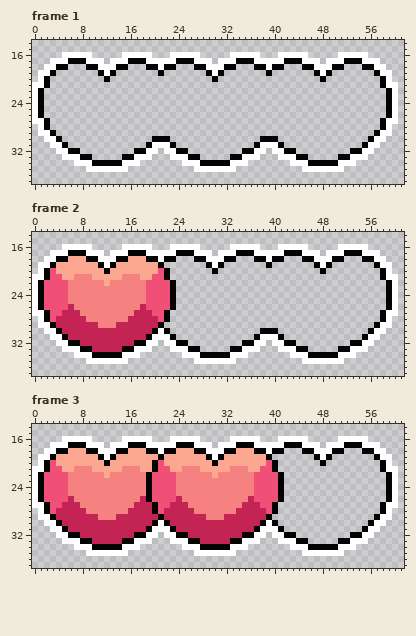
A pixel-art file gets an edit: graphics/hud_hp_bar.aseprite. The picture above is the old version.
64x64 pixels, 4 frames. Shown: frame 1: x 0..61, y 14..37; frame 2: x 0..61, y 14..37; frame 3: x 0..61, y 14..37. The commit also changed other frames, which this record leaves out.
New version:
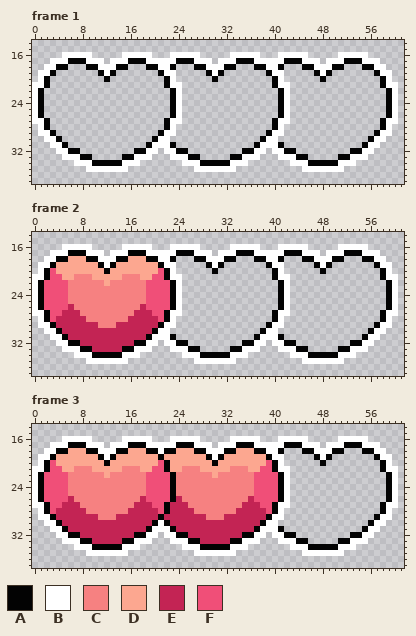
Palette (. is transparent): A #030303  B #ffffff  C #f68181  D #fca790  E #c32454  F #f04f78
Edits made:
Frame 1:
Colour A is added in rows 20 to 21 at x 22 and 40; in rows 22 to 26 at x 23 and 41; in rows 27 to 28 at x 22 and 40; in row 29 at x 21 and 39.
Colour B is added in row 19 at x 22 to 23 and 40 to 41; in row 20 at x 23 and 41; in row 21 at x 23 to 24 and 41 to 42; in rows 22 to 26 at x 24 and 42; in row 27 at x 23 to 24 and 41 to 42; in row 28 at x 23 and 41.
Colour B is added in row 29 at x 22 to 23 and 40 to 41.
Colour B replaces colour A in row 18 at x 22 and 40; in row 30 at x 21 to 22 and 39 to 40.
Frame 2:
Colour A is added in rows 20 to 21 at x 40; in rows 22 to 26 at x 41; in rows 27 to 28 at x 40; in row 29 at x 39.
Colour B is added in row 19 at x 22 to 23 and 40 to 41; in row 20 at x 23 and 41; in row 21 at x 23 to 24 and 41 to 42; in rows 22 to 26 at x 24 and 42; in row 27 at x 23 to 24 and 41 to 42; in row 28 at x 23 and 41.
Colour B is added in row 29 at x 22 to 23 and 40 to 41.
Colour B replaces colour A in row 18 at x 22 and 40; in row 30 at x 22 and 39 to 40.
Frame 3:
Colour A replaces colour D in row 20 at x 22.
Colour A replaces colour E in row 28 at x 22.
Colour A replaces colour F in row 21 at x 22; in rows 22 to 26 at x 23; in row 27 at x 22.
Colour B is added in row 19 at x 40 to 41; in row 20 at x 41; in row 21 at x 41 to 42; in rows 22 to 26 at x 42; in row 27 at x 41 to 42; in row 28 at x 41.
Colour B is added in row 29 at x 40 to 41.
Colour B replaces colour A in row 18 at x 40; in row 30 at x 40.
Colour D replaces colour A in row 20 at x 20.
Colour E replaces colour A in row 28 at x 20.
Colour F replaces colour A in row 21 at x 20; in rows 22 to 26 at x 19; in row 27 at x 20.
Changed places in both pictures, as pixel boxes (x1, y1, x2, y2):
changed: (158, 64, 182, 142)
changed: (266, 64, 290, 142)
changed: (164, 256, 182, 334)
changed: (266, 256, 290, 334)
changed: (272, 448, 290, 526)
changed: (146, 460, 176, 514)
